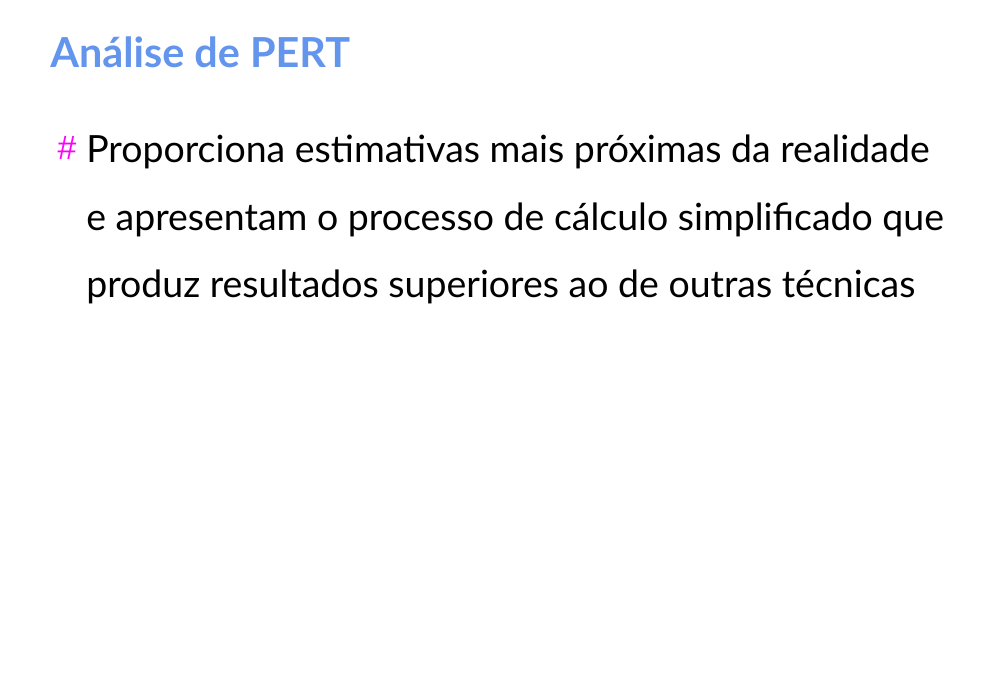
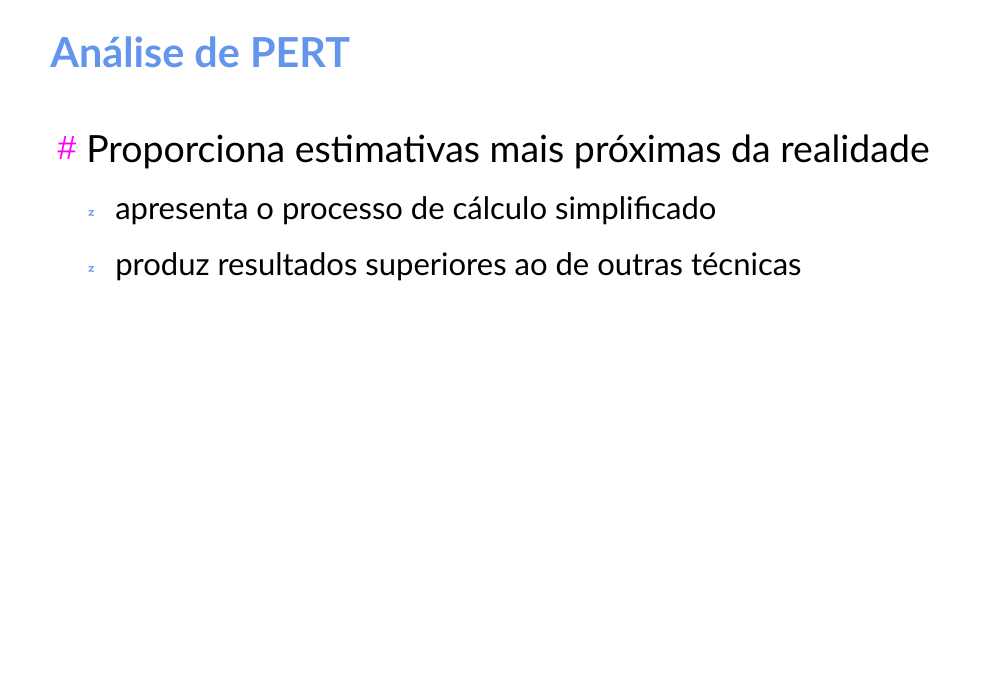
Before and after one commit to gomesluiz/gestao-de-projetos, a slide deck: slide 23 of aulas/project-aula-02.odp. Drawn at 1008x698 pixels with LibreOffice and Linux fonts; fonts in the diff are those of the drawing. Boxes give left, top, right and bottom in pixels: in the first picture for what was removed or moved away, otherwise in the second. Text is boxed around its words. In the diff, an @@ line names an element or a change of style, - is before the commit and + after.

```diff
--- a/aulas/project-aula-02.odp
+++ b/aulas/project-aula-02.odp
@@ text at <box>86,134,930,281</box>: text changed; size 29 to 24 pt @@
-# Proporciona estimativas mais próximas da realidade e apresentam o processo de cálculo simplificado que produz resultados superiores ao de outras técnicas
+# Proporciona estimativas mais próximas da realidade
+   apresenta o processo de cálculo simplificado
+   produz resultados superiores ao de outras técnicas
```
Also in this commit, not shown: 31 other slides changed, 2 slides added, 13 slides removed, 3 other files.
